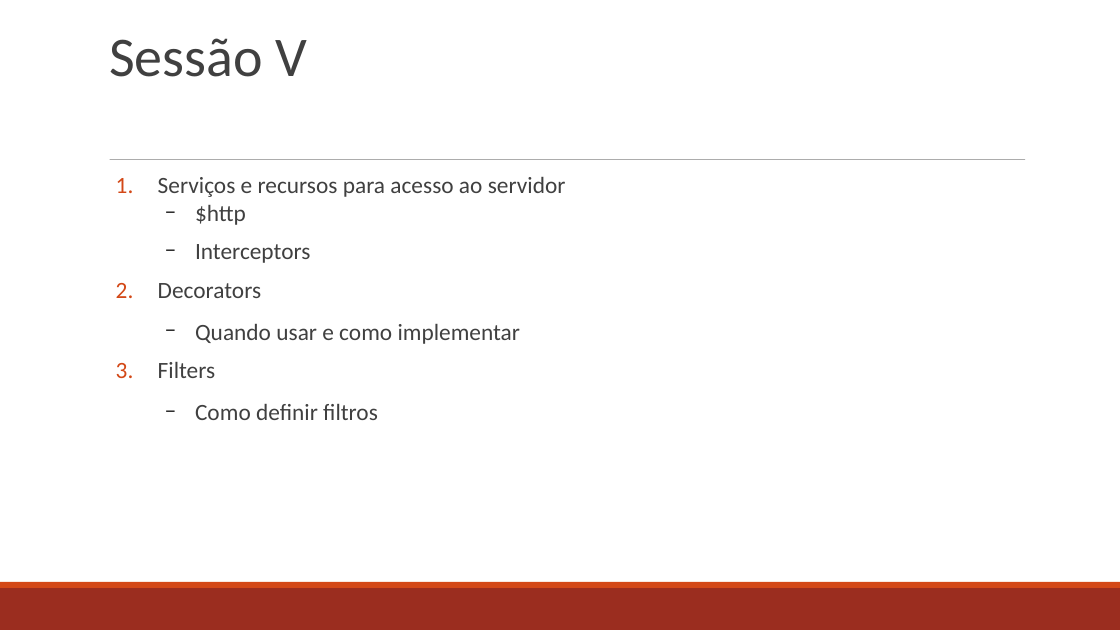
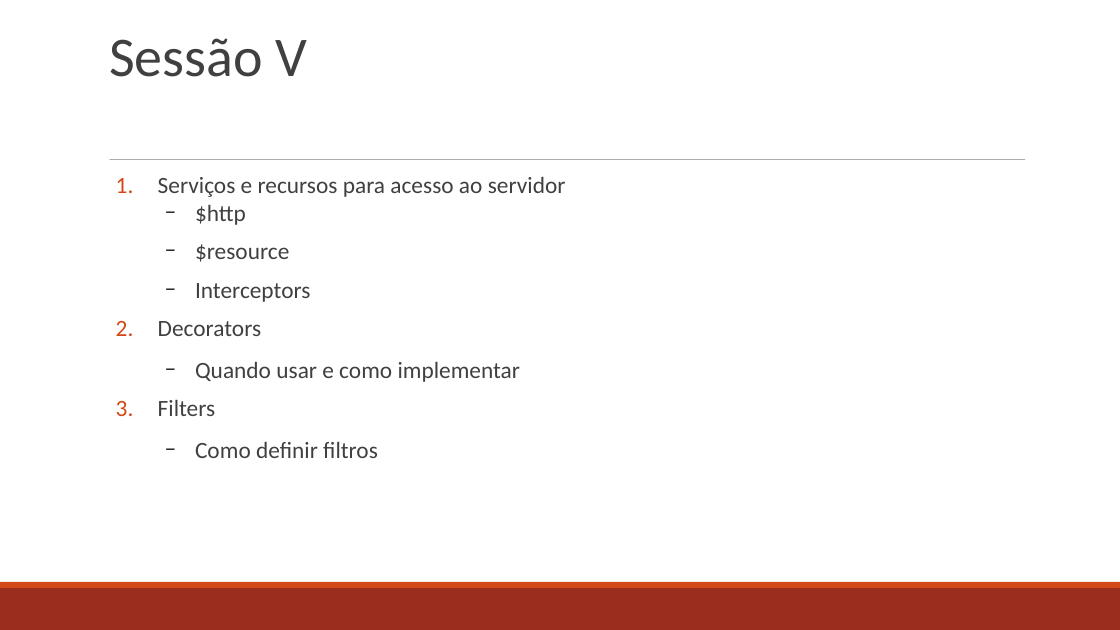
Before and after one commit to jvverde/demo-angular, a slide deck: slide 12 of docs/AngularJS.odp. Drawn at 1120x630 pixels with LibreOffice and Linux fonts; fonts in the diff are those of the drawing. Boxes give left, top, right and bottom in pixels: in the first picture for what was removed or moved away, otherwise in the second. Text is boxed around its words. In the diff, an @@ line names an element or a change of style, - is before the commit and + after.

```diff
--- a/docs/AngularJS.odp
+++ b/docs/AngularJS.odp
@@ text at [195, 244, 289, 262]: paragraph added @@
+  − $resource
```
Also in this commit, not shown: 5 other slides changed, 2 slides added, 1 slide removed, 3 other files.
